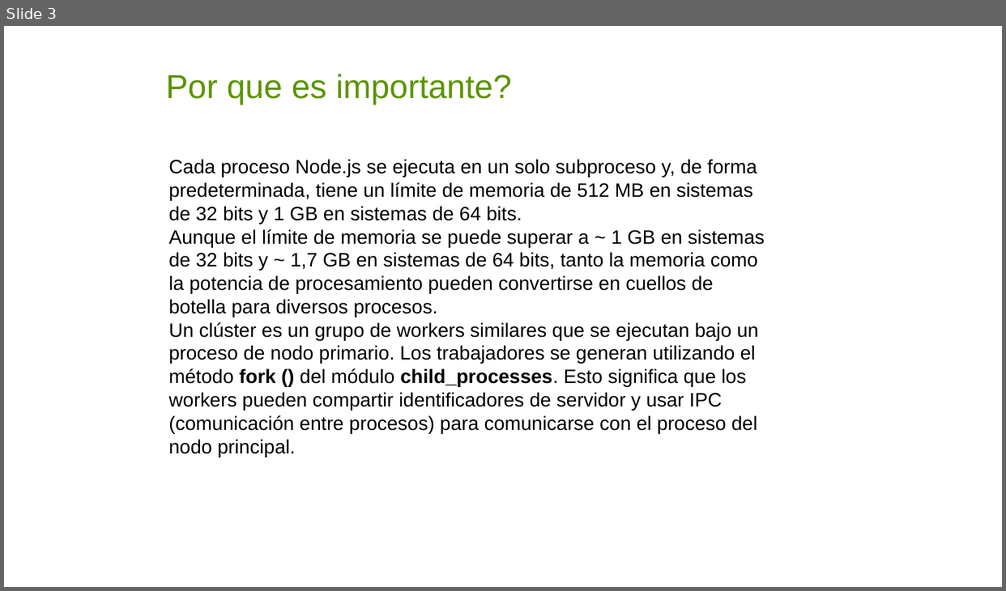
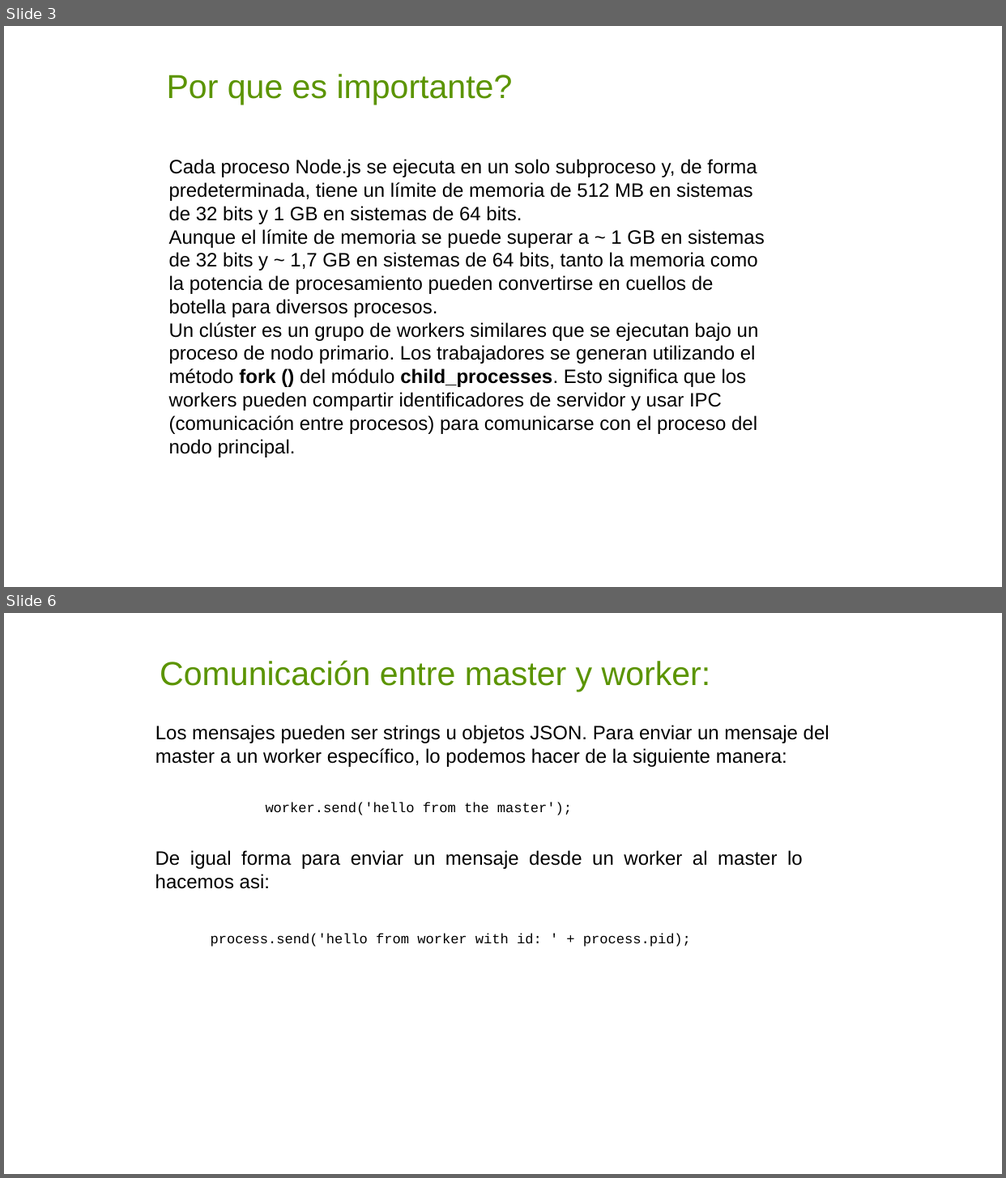
Before and after one commit to lukillo/clusters, a slide deck: Clusters.pptx. Shown one above the other, each under a label of ours: slide 3 before the commit, slides 3 and 6 after it; the slides between them are not shown. The pictures are 1006x591 and 1006x1178 pixels, drawn with LibreOffice and Linux fonts; fonts in the diff are those of the drawing; background and template pictures are left out. Boxes give left, top, right and bottom in pixels: in the first picture for what was removed or moved away, otherwise in the second. Text is boxed around its words. In the diff, an @@ line names an element or a change of style, - is before the commit and + after.

```diff
--- a/Clusters.pptx
+++ b/Clusters.pptx
@@ slide 6 added at box(4, 613, 1002, 1174), background #FFFFFF @@
@@ text added at box(160, 660, 711, 692), 24 pt, text #5B9400 @@
+Comunicación entre master y worker:
@@ text added at box(155, 725, 829, 767), 14 pt, text #000000 @@
+Los mensajes pueden ser strings u objetos JSON. Para enviar un mensaje del master a un worker específico, lo podemos hacer de la siguiente manera:
@@ text added at box(266, 802, 572, 815), 10 pt, text #000000 @@
+worker.send('hello from the master');
@@ text added at box(155, 850, 803, 889), 14 pt, text #000000 @@
+De igual forma para enviar un mensaje desde un worker al master lo hacemos asi:
@@ text added at box(211, 934, 691, 947), 10 pt, text #000000 @@
+process.send('hello from worker with id: ' + process.pid);
```
Also in this commit, not shown: 3 other slides changed, 1 other slide added, 1 slide removed, 2 other files.
